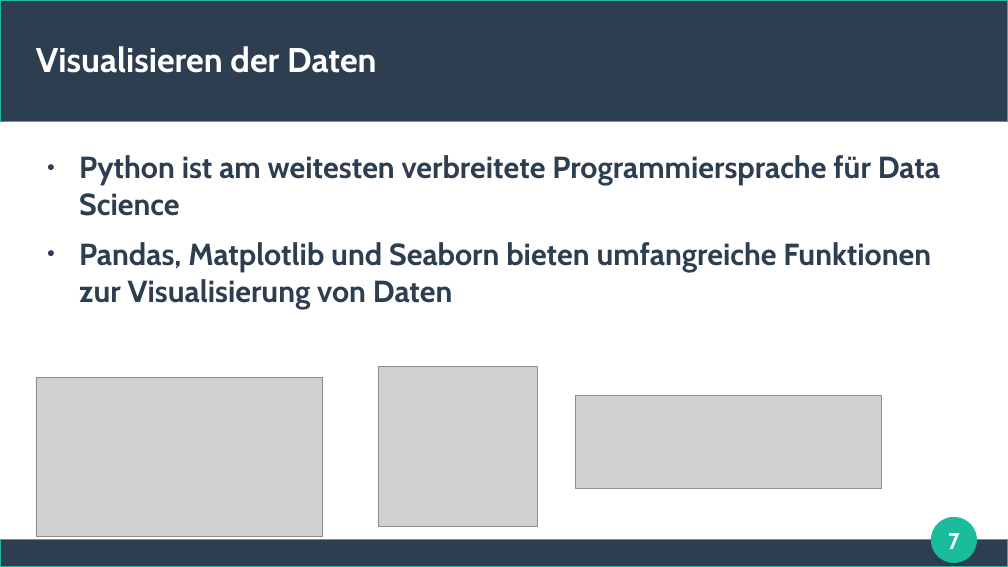
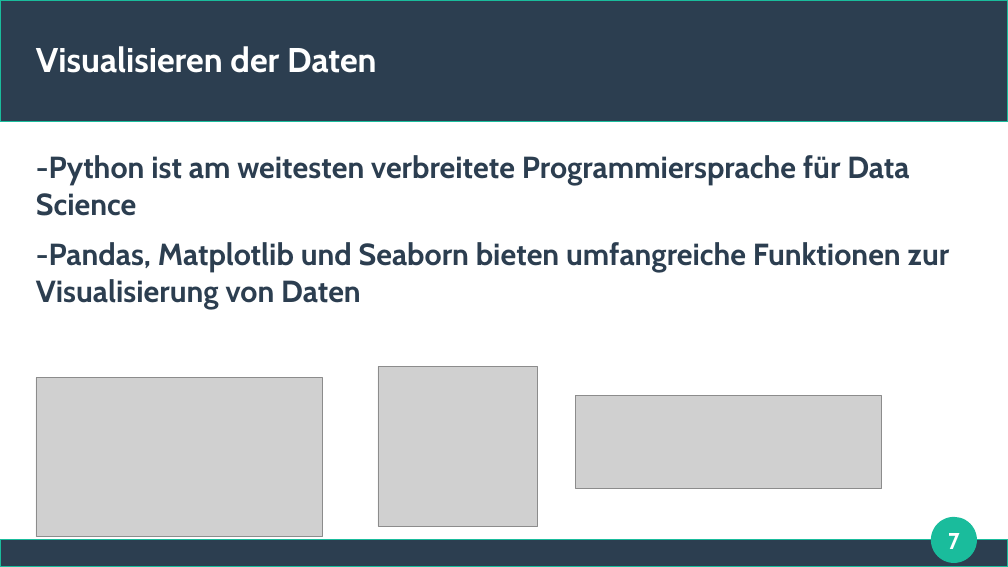
Before and after one commit to lamasmithueten/big_data_analytics, a slide deck: slide 7 of präsentation_izz_da__BIIIIIIIIIIIIIIIIIIIIIIIIIIRAAAAAAAAAAAAAAAAAAAAAAAAA.odp. Drawn at 1008x567 pixels with LibreOffice and Linux fonts; fonts in the diff are those of the drawing; grey boxes stand for pictures. Boxes give left, top, right and bottom in pixels: in the first picture for what was removed or moved away, otherwise in the second. Text is boxed around its words. In the diff, an @@ line names an element or a change of style, - is before the commit and + after.

```diff
--- a/präsentation_izz_da__BIIIIIIIIIIIIIIIIIIIIIIIIIIRAAAAAAAAAAAAAAAAAAAAAAAAA.odp
+++ b/präsentation_izz_da__BIIIIIIIIIIIIIIIIIIIIIIIIIIRAAAAAAAAAAAAAAAAAAAAAAAAA.odp
@@ text at box(36, 155, 950, 309): text changed @@
-● Python ist am weitesten verbreitete Programmiersprache für Data Science
-● Pandas, Matplotlib und Seaborn bieten umfangreiche Funktionen zur Visualisierung von Daten
+-Python ist am weitesten verbreitete Programmiersprache für Data Science
+-Pandas, Matplotlib und Seaborn bieten umfangreiche Funktionen zur Visualisierung von Daten
```
Also in this commit, not shown: 4 other slides changed, 1 slide added, 1 slide removed.
